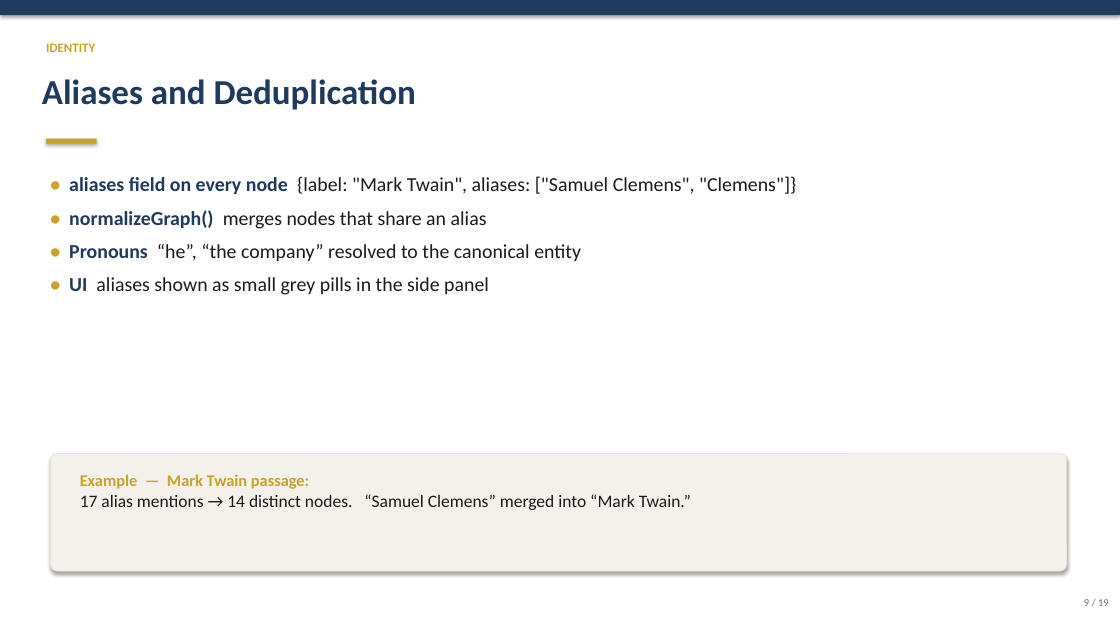
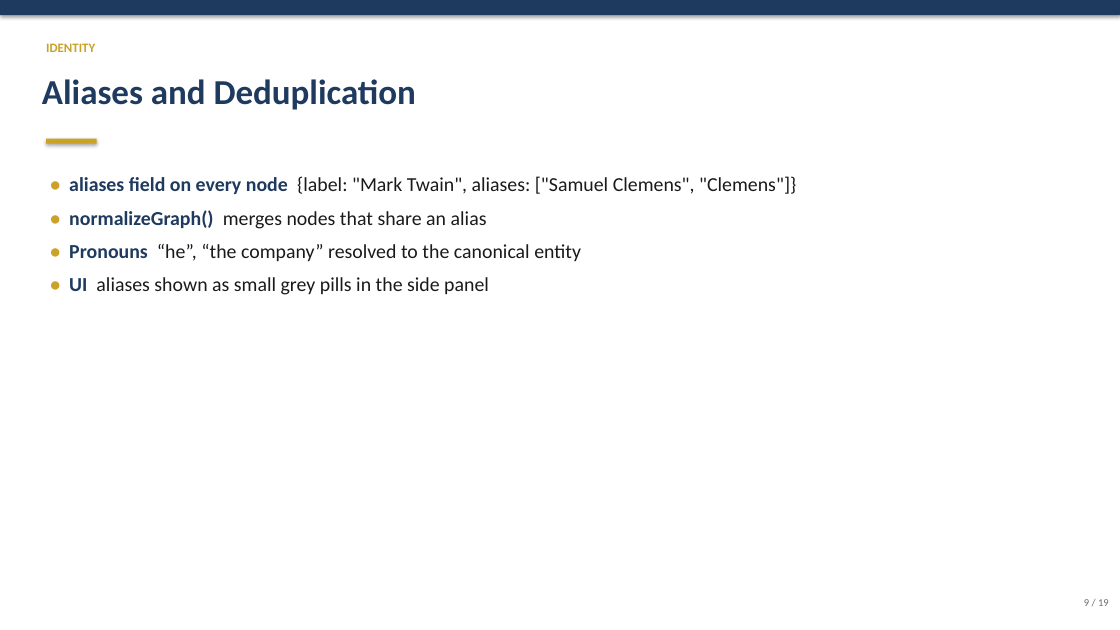
Before and after one commit to MohamadJehad/llm-knowledge-graph-extractor, a slide deck: slide 9 of paper/Knowledge_engineering_slides.pptx. Drawn at 1120x630 pixels with LibreOffice and Linux fonts; fonts in the diff are those of the drawing. Boxes give left, top, right and bottom in pixels: in the first picture for what was removed or moved away, otherwise in the second. Text is boxed around its words. In the diff, an @@ line names an element or a change of style, - is before the commit and + after.

```diff
--- a/paper/Knowledge_engineering_slides.pptx
+++ b/paper/Knowledge_engineering_slides.pptx
@@ rounded rectangle removed at <box>50,454,1067,571</box> @@
@@ text removed at <box>80,474,691,510</box> @@
-Example — Mark Twain passage:
-17 alias mentions → 14 distinct nodes. “Samuel Clemens” merged into “Mark Twain.”
```
Also in this commit, not shown: 2 other slides changed.
